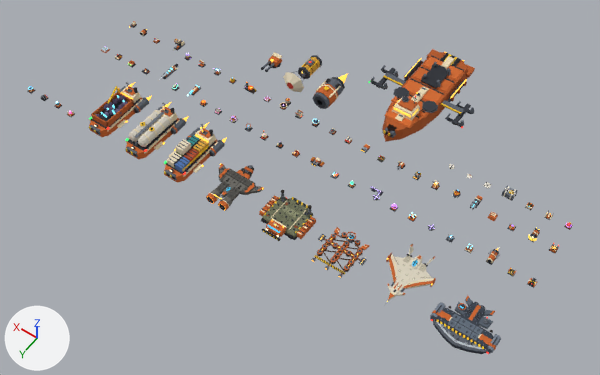
An edit to the glTF model public/models/ships.glb, drawn before and after from the same camera.
Before and after are seen from a 50 mm camera at (-6.0, 37.6, 69.9) aimed at (27.9, -9.9, -4.7). The lights are fixed; the arrows at lower left show +X, +Y and +Z. The first picture is the older version. Where no turn or scale is listed for an object, it has been applied to the vertices.

Names of what the first picture shows: 'bundle', 'hammer_hull', 'hauler_0_hull', 'hauler_1_hull', 'hauler_2_hull', 'kestrel_hull', 'lattice_hull', 'mule_hull', 'runner_engine_body', 'runner_engine_flame', 'runner_hull', 'runner_pod_body', 'runner_pod_chute', 'runner_turret_body', 'wasp_hull' and 25 more.
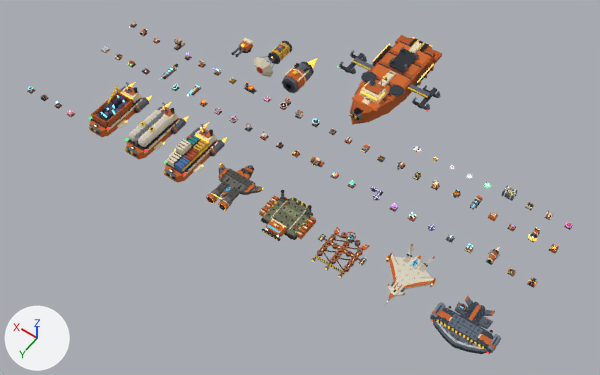
Diff of the bpy script that builds the scene:
```diff
--- a/public/models/ships.glb.py
+++ b/public/models/ships.glb.py
@@ ob_bundle @@
 ob_bundle = bpy.data.objects.new('bundle', me_bundle)
-ob_bundle.location = (13.93, -18.77, 0.0)
+ob_bundle.location = (18.26, -18.76, 0.0)
@@ ob_runner_hull @@
 ob_runner_hull = bpy.data.objects.new('runner_hull', me_runner_hull)
-ob_runner_hull.location = (22.11, -27.04, 0.0)
+ob_runner_hull.location = (26.57, -27.04, 0.0)
@@ ob_runner_pod_body @@
 ob_runner_pod_body = bpy.data.objects.new('runner_pod_body', me_runner_pod_body)
-ob_runner_pod_body.location = (35.4, -22.56, 0.0)
+ob_runner_pod_body.location = (39.86, -22.56, 0.0)
@@ ob_runner_pod_chute @@
 ob_runner_pod_chute = bpy.data.objects.new('runner_pod_chute', me_runner_pod_chute)
-ob_runner_pod_chute.location = (35.4, -19.16, 0.2)
+ob_runner_pod_chute.location = (39.86, -19.16, 0.2)
@@ ob_runner_engine_body @@
 ob_runner_engine_body = bpy.data.objects.new('runner_engine_body', me_runner_engine_body)
-ob_runner_engine_body.location = (31.14, -20.14, 0.0)
+ob_runner_engine_body.location = (35.6, -20.14, 0.0)
@@ ob_runner_engine_flame @@
 ob_runner_engine_flame = bpy.data.objects.new('runner_engine_flame', me_runner_engine_flame)
-ob_runner_engine_flame.location = (31.14, -22.19, 0.0)
+ob_runner_engine_flame.location = (35.6, -22.19, 0.0)
@@ ob_runner_turret_body @@
 ob_runner_turret_body = bpy.data.objects.new('runner_turret_body', me_runner_turret_body)
-ob_runner_turret_body.location = (39.22, -20.54, 0.0)
+ob_runner_turret_body.location = (43.68, -20.54, 0.0)
```

Changed parts and their boxes (x1, y1, x2, y2) in the pictures (600 x 375 px):
'runner_hull', moved: before (368, 49, 475, 142); after (337, 35, 442, 125)
'runner_engine_body', moved: before (313, 77, 345, 109); after (282, 62, 314, 93)
'runner_pod_body', moved: before (298, 55, 322, 79); after (268, 41, 292, 64)
'runner_pod_chute', moved: before (283, 71, 304, 92); after (254, 56, 274, 77)
'runner_turret_body', moved: before (261, 52, 282, 72); after (231, 38, 253, 57)
'runner_engine_flame', moved (mostly hidden): before (338, 73, 348, 83); after (307, 58, 317, 68)
'bundle', moved: before (449, 164, 455, 169); after (413, 147, 421, 152)
